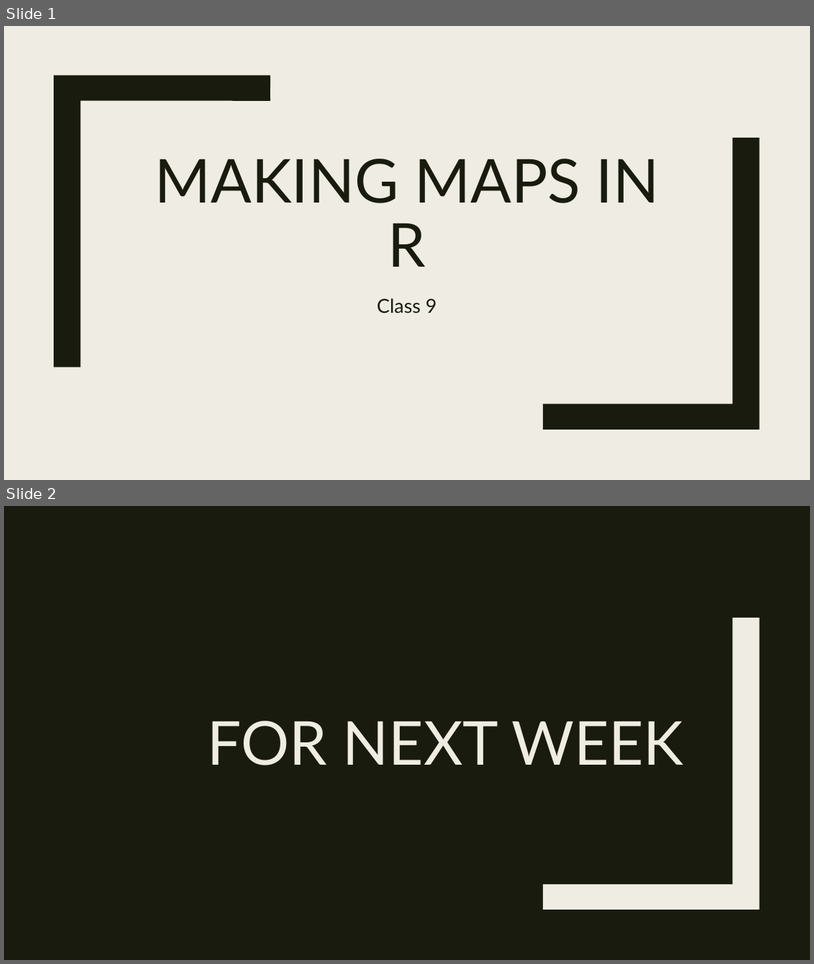
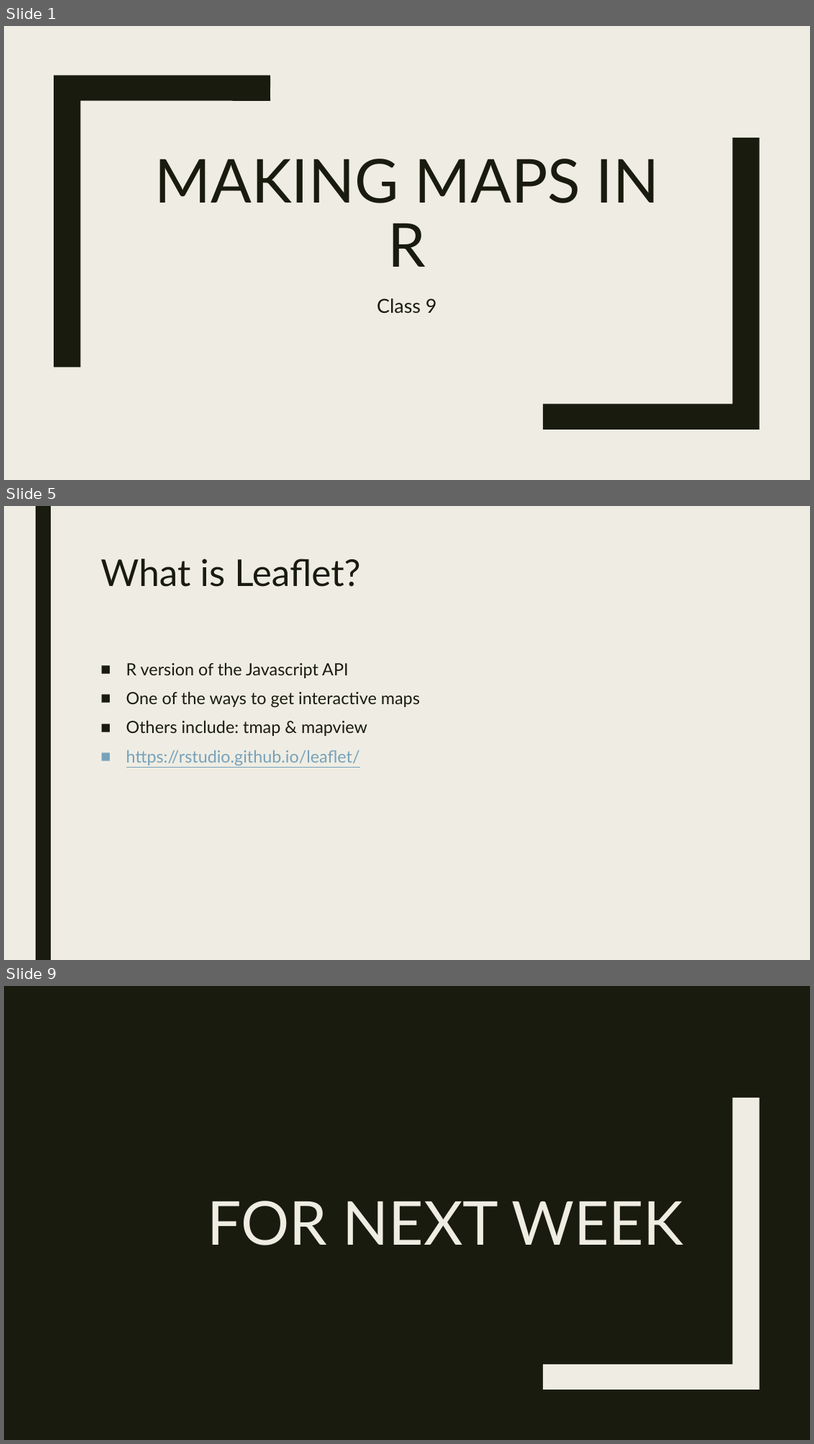
Before and after one commit to RforOperations2018/Class_9-Leaflet, a slide deck: Class 9.pptx. Shown one above the other, each under a label of ours: slides 1 and 2 before the commit, slides 1, 5 and 9 after it; the slides between them are not shown. The pictures are 814x964 and 814x1444 pixels, drawn with LibreOffice and Linux fonts; fonts in the diff are those of the drawing. Boxes give left, top, right and bottom in pixels: in the first picture for what was removed or moved away, otherwise in the second. Text is boxed around its words. In the diff, an @@ line names an element or a change of style, - is before the commit and + after.

```diff
--- a/Class 9.pptx
+++ b/Class 9.pptx
@@ slide 5 added at (x1=4, y1=506, x2=810, y2=960), background #EFEDE3 @@
@@ rectangle added at (x1=36, y1=506, x2=51, y2=960), fill #191B0E @@
@@ title added at (x1=100, y1=559, x2=360, y2=587), 44 pt, text #191B0E @@
+What is Leaflet?
@@ text added at (x1=126, y1=662, x2=420, y2=765), 20 pt, text #191B0E @@
+■ R version of the Javascript API
+■ One of the ways to get interactive maps
+■ Others include: tmap & mapview
+■ https://rstudio.github.io/leaflet/
@@ what was slide 2 is now slide 9 @@
```
Also in this commit, not shown: 6 other slides added, 4 other files.
